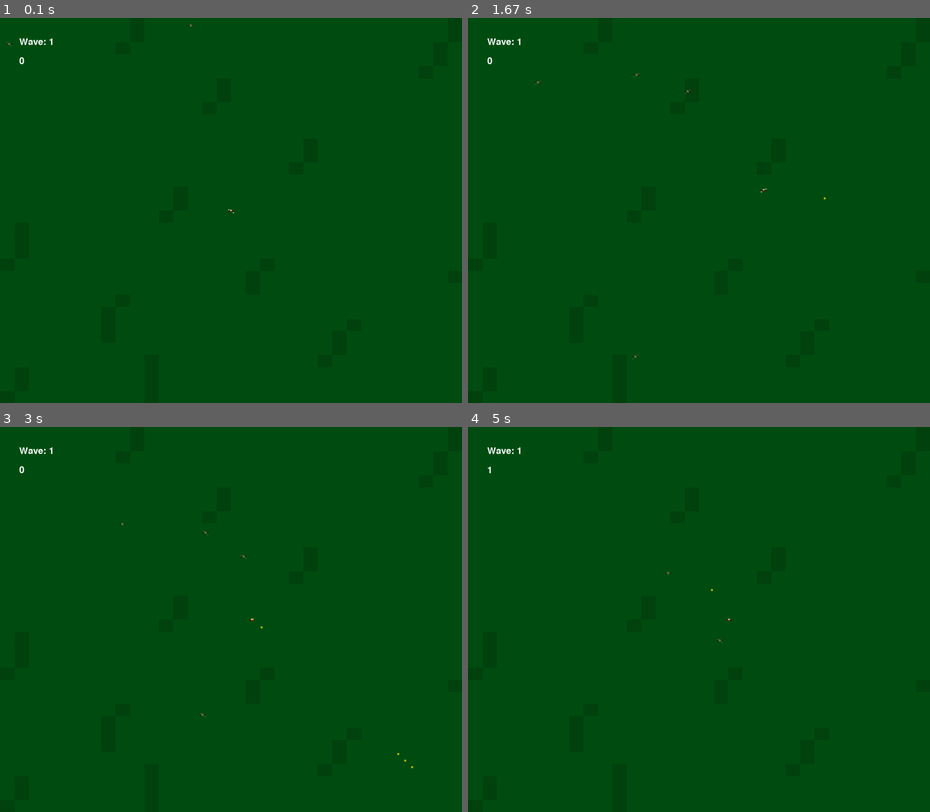
Above: before the commit, frames 1-4 (two rows, left to right).
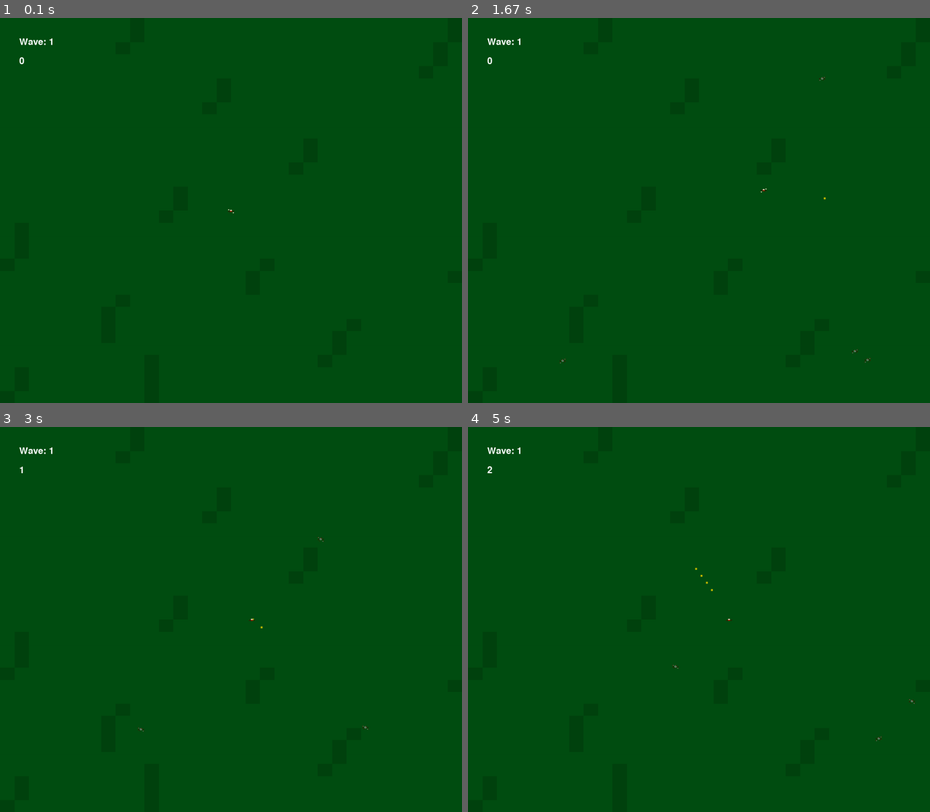
Above: after the commit, the same moments.

Repository: NotMrW/pygamesixtynine
Game: pygame game, started from main.py
The game is run twice, just before and just after one commit, with the same random seed, the same clock (stepped at 60 frames per second) and the same inputs.
Inputs (mouse positions are in pixels of both pictures, inside the frame that each line leads up to):
- Up to frame 1 (0.1 s): no input
- Up to frame 2 (1.67 s): hold Right 0.33-0.8 s; hold Up 0.83-1.13 s; tap Space at 0.9, 1.23, 1.53 s; hold Right 1.17-1.63 s; move the mouse to (846, 198) at 1.2 s
- Up to frame 3 (3 s): hold Left 1.67-2.2 s; move the mouse to (120, 623) at 1.7 s; tap Space at 1.73, 2.03, 2.3, 2.97 s; hold Down 2.23-2.53 s; move the mouse to (87, 561) at 2.27 s; click (401, 754) at 2.62 s; hold Left from 2.9 s (still down); click (286, 654) at 2.98 s
- Up to frame 4 (5 s): tap Space at 3.27, 3.4, 3.8, 4.1, 4.47, 4.87 s; release Left at 3.3 s; hold Up 3.33-3.7 s; click (708, 488) at 3.42 s; hold Right 3.73-4.37 s; click (532, 607) at 3.82 s; hold Down 4.4-4.77 s; click (703, 661) at 4.48 s; hold Left from 4.8 s (still down); click (685, 554) at 4.88 s

The runs differ from the first frame. In frame 1, less than 0.1% of the frame differs, in the area x 1-42%, y 1-8%; in frame 2, less than 0.1%; in frame 3, less than 0.1%, in the area x 4-90%, y 10-89%; in frame 4, less than 0.1%.

Commit message:
Added KNOCKBACK for the player, more comments and spacing in Settings, Player, and Enemy Files

Diff:
--- a/enemy.py
+++ b/enemy.py
@@ -15,10 +15,23 @@
     def __init__(self, game):
         """Basic Bois"""
         super().__init__()
+
+
+
+        #Initialize the game and settings for this little shit
         self.game = game
         self.settings = game.settings
+
+
+
+        #give this little shit its stats
         self.hp = 2
         self.type = "normal"
+        self.speed = self.settings.enemy_SPEED
+
+
+
+        #random spawn direction handlers
         spawn = random.choice(['top', 'bottom', 'left', 'right'])
         if spawn == 'top':
             self.x = random.randint(0, self.settings.screen_WIDTH)
@@ -33,14 +46,25 @@
             self.x = self.settings.screen_WIDTH
             self.y = random.randint(0, self.settings.screen_HEIGHT)
 
+
+
+        #set up spritesheet
         self.spritesheet = SpriteSheet(r"sprites/zombWalk.png")
         self.sprites = self.spritesheet.get_images(0,0,32,32,8)
         self.image = self.sprites[0]
 
+
+
+        #define the hitbox based on given spritesheet
         self.rect = self.image.get_rect()
         self.rect.center = (-1000,-1000)
 
+
+
+        #set a frame count
         self.frame = 0
+
+
 
     def check_collide(self, player):
         if player:
@@ -51,9 +75,13 @@
                     player.HP -= 1 #maybe we should add a damage variable?
                 self.hp -= 2
 
+
+
     def knockback(self, bullet):
         self.x+= bullet.direction[0]*self.settings.KNOCKBACK_AMOUNT
         self.y+= bullet.direction[1]*self.settings.KNOCKBACK_AMOUNT
+
+
 
     def update(self, player):
         """Update the Enemies"""
@@ -67,15 +95,16 @@
 
             if normalize > 0:  # Prevent division by zero
                 self.direction = [distance[0] / normalize, distance[1] / normalize]
-                speed = 2  # Set a speed for the enemy
-                self.x += self.direction[0] * speed
-                self.y += self.direction[1] * speed
+                self.x += self.direction[0] * self.speed
+                self.y += self.direction[1] * self.speed
 
             self.rect.topleft = (self.x, self.y)
 
         if self.game.frame_count % 15 == 0:
             self.frame = (self.frame+1)% len(self.sprites)
         self.image = self.sprites[self.frame]
+
+
 
     def draw(self, game):
         """Draw them little shits"""
@@ -89,19 +118,33 @@
     def __init__(self, game):
         """BEEG BOI"""
         super().__init__()
+        #initialize game and settings of this CHONKer
         self.game = game
         self.settings = self.game.settings
+
+
+
+        #Initialize his BEEFY stats
         self.hp = 3
         self.type = "special"
         self.speed = self.settings.big_boi_SPEED
 
 
+
+        #set up its spritesheet
         self.spritesheet = SpriteSheet(r"sprites\bigguyWalk.png")
         self.sprites = self.spritesheet.get_images(0,0,48,48,8)
         self.image = self.sprites[0]
 
+
+
+        #define its FAT hitbox based on its spreitesheet
         self.rect = self.image.get_rect()
         self.rect.center = (-1000,-1000)
+
+
+
+        #handle its random spawn direction
         spawn = random.choice(['top', 'bottom', 'left', 'right'])
         if spawn == 'top':
             self.x = random.randint(0, self.settings.screen_WIDTH)
@@ -117,8 +160,12 @@
             self.y = random.randint(0, self.settings.screen_HEIGHT)
 
 
+
+        #handle its frames for its sprites
         self.frame = 0
         self.count += 1
+
+
 
     def check_collide(self, player):
         if player:
@@ -129,9 +176,13 @@
                     player.HP -= 1 #maybe we should add a damage variable?
                 self.hp -= 3
 
+
+
     def knockback (self, bullet):
         self.x+= bullet.direction[0]*self.settings.KNOCKBACK_AMOUNT
         self.y+= bullet.direction[1]*self.settings.KNOCKBACK_AMOUNT
+
+
 
     def update(self, player):
         """Update the BEEG mf"""
@@ -145,7 +196,6 @@
 
             if normalize > 0:  # Prevent division by zero
                 self.direction = [distance[0] / normalize, distance[1] / normalize]
-                speed = 2  # Set a speed for the enemy
                 self.x += self.direction[0] * self.speed
                 self.y += self.direction[1] * self.speed
 
@@ -155,31 +205,55 @@
             self.frame = (self.frame+1)% len(self.sprites)
         self.image = self.sprites[self.frame]
 
+
+
     def draw(self, game):
         """Draw them little shits"""
         game.screen.blit(self.image, self.rect.topleft)
 
+
+
     def __del__(self):
         self.count -= 1
 
 class SpeedyBoi(pygame.sprite.Sprite):
+
+    #need to count how many exist?
     count = 0
+
     def __init__(self, game):
         """Speedy Boi"""
         super().__init__()
+
+
+
+        #initialize game and settings
         self.game = game
         self.settings = self.game.settings
 
+
+
+        #initialize attributes
         self.hp = 1
         self.type = "special"
         self.speed = self.settings.speedy_boi_SPEED
 
+
+
+        #initialize its speedy spritesheet
         self.spritesheet = SpriteSheet(r"sprites\Runner.png")
         self.sprites = self.spritesheet.get_images(0,0,48,48,1)
         self.image = self.sprites[0]
 
+
+
+        #define hitbox based on speedy sprites
         self.rect = self.image.get_rect()
         self.rect.center = (-1000,-1000)
+
+
+
+        #handle that random spawn direction
         spawn = random.choice(['top', 'bottom', 'left', 'right'])
         if spawn == 'top':
             self.x = random.randint(0, self.settings.screen_WIDTH)
@@ -194,8 +268,13 @@
             self.x = self.settings.screen_WIDTH
             self.y = random.randint(0, self.settings.screen_HEIGHT)
 
+
+
+        #Sprite frame handling
         self.frame = 0
         self.count += 1
+
+
 
     def check_collide(self, player):
         if player:
@@ -206,9 +285,13 @@
                     player.HP -= 10 #maybe we should add a damage variable?
                 self.hp -= 1
 
+
+
     def knockback (self, bullet):
         self.x+= bullet.direction[0]*self.settings.KNOCKBACK_AMOUNT
         self.y+= bullet.direction[1]*self.settings.KNOCKBACK_AMOUNT
+
+
 
     def update(self, player):
         """Update the BULB mf"""
@@ -222,7 +305,6 @@
 
             if normalize > 0:  # Prevent division by zero
                 self.direction = [distance[0] / normalize, distance[1] / normalize]
-                speed = 2  # Set a speed for the enemy
                 self.x += self.direction[0] * self.speed
                 self.y += self.direction[1] * self.speed
 
@@ -232,9 +314,13 @@
             self.frame = (self.frame+1)% len(self.sprites)
         self.image = self.sprites[self.frame]
 
+
+
     def draw(self, game):
         """Draw them little shits"""
         game.screen.blit(self.image, self.rect.topleft)
+
+
 
     def __del__(self):
         self.count -= 1
@@ -246,11 +332,23 @@
     def __init__(self, game):
         """OH LAWD HE COMIN!"""
         super().__init__()
+
+
+
+        #initialize game ande settings
         self.game = game
         self.settings = game.settings
+
+
+
+        #initialize attributes of OH LAWD
         self.speed = self.settings.zipper_SPEED
         self.hp = 50
         self.type = "boss"
+
+
+
+        #handle random spawn direction
         spawn = random.choice(['top', 'bottom', 'left', 'right'])
         if spawn == 'top':
             self.x = random.randint(0, self.settings.screen_WIDTH)
@@ -265,14 +363,25 @@
             self.x = self.settings.screen_WIDTH
             self.y = random.randint(0, self.settings.screen_HEIGHT)
 
+
+
+        #Handle its spriteshee- OH HE COMIN'
         self.spritesheet = SpriteSheet(r"sprites/Zipperhead.png")
         self.sprites = self.spritesheet.get_images(0,0,80,60,8)
         self.image = self.sprites[0]
 
+
+
+        #BEEG HITBOX!
         self.rect = self.image.get_rect()
         self.rect.center = (-1000,-1000)
 
+
+
+        #SET THE FRAME BEFORE HE IS HERE!
         self.frame = 0
+
+
 
     def check_collide(self, player):
         if player:
@@ -281,10 +390,15 @@
                     player.shield = 0
                 else:
                     player.HP -= 20
+            player.knockback(self, 250)
+
+
 
     def knockback(self, bullet):
         self.x+= bullet.direction[0]*self.settings.KNOCKBACK_AMOUNT
         self.y+= bullet.direction[1]*self.settings.KNOCKBACK_AMOUNT
+
+
 
     def update(self, player):
         """Update the Enemies"""
@@ -298,7 +412,6 @@
 
             if normalize > 0:  # Prevent division by zero
                 self.direction = [distance[0] / normalize, distance[1] / normalize]
-                speed = 2  # Set a speed for the enemy
                 self.x += self.direction[0] * self.speed
                 self.y += self.direction[1] * self.speed
 
@@ -307,6 +420,8 @@
         if self.game.frame_count % 15 == 0:
             self.frame = (self.frame+1)% len(self.sprites)
         self.image = self.sprites[self.frame]
+
+
 
     def draw(self, game):
         """Draw them little shits"""
@@ -324,20 +439,36 @@
     def __init__(self, game):
         """Run?"""
         super().__init__()
+
+
+
+        #initialize the game and settings, getting old yet?
         self.game = game
         self.settings = self.game.settings
 
+
+
+        #attributes, got that?
         self.hp = 3
         self.type = "special"
         self.speed = self.settings.blindBulb_SPEED
 
 
+
+        #spritesheet, this is starting to get old.
         self.spritesheet = SpriteSheet(r"sprites\BlindBulb.png")
         self.sprites = self.spritesheet.get_images(0,0,32,32,8)
         self.image = self.sprites[0]
 
+
+
+        #hitbox definition, this is definitely getting old, even for me.
         self.rect = self.image.get_rect()
         self.rect.center = (-1000,-1000)
+
+
+
+        #time to handle the random spawn direction
         spawn = random.choice(['top', 'bottom', 'left', 'right'])
         if spawn == 'top':
             self.x = random.randint(0, self.settings.screen_WIDTH)
@@ -353,17 +484,25 @@
             self.y = random.randint(0, self.settings.screen_HEIGHT)
 
 
+
+        #frame counters
         self.frame = 0
         self.count += 1
+
+
 
     def check_collide(self, player):
         if player:
             if self.rect.colliderect(player.rect):
                 self.hp -= 3
 
+
+
     def knockback (self, bullet):
         self.x+= bullet.direction[0]*self.settings.KNOCKBACK_AMOUNT
         self.y+= bullet.direction[1]*self.settings.KNOCKBACK_AMOUNT
+
+
 
     def update(self, player):
         """FEAR ITS UPDATE!"""
@@ -377,7 +516,6 @@
 
             if normalize > 0:  # Prevent division by zero
                 self.direction = [distance[0] / normalize, distance[1] / normalize]
-                speed = 2  # Set a speed for the enemy
                 self.x += self.direction[0] * self.speed
                 self.y += self.direction[1] * self.speed
 
@@ -387,9 +525,13 @@
             self.frame = (self.frame+1)% len(self.sprites)
         self.image = self.sprites[self.frame]
 
+
+
     def draw(self, game):
         """A new threat has been drawn"""
         game.screen.blit(self.image, self.rect.topleft)
+
+
 
     def __del__(self):
         self.count -= 1
@@ -401,22 +543,37 @@
     def __init__(self, game):
         """RUN"""
         super().__init__()
+
+
+
+        #set up game and settings
         self.game = game
         self.settings = self.game.settings
 
+
+
+        #initialize stats
         self.hp = 1
         self.type = "special"
         self.speed = self.settings.big_boi_SPEED
 
 
+
+        #spritesheet... check...
         self.spritesheet = SpriteSheet(r"sprites\DeathBulb.png")
         self.sprites = self.spritesheet.get_images(0,0,32,32,12)
         self.image = self.sprites[0]
 
+
+
+        #hitbox... check...
         self.rect = self.image.get_rect()
         self.rect.center = (-1000,-1000)
         spawn = random.choice(['top', 'bottom', 'left', 'right'])
-        self.cycle = 0
+
+
+
+        #random spawn direction handler... check
         if spawn == 'top':
             self.x = random.randint(0, self.settings.screen_WIDTH)
             self.y = 0
@@ -431,17 +588,20 @@
             self.y = random.randint(0, self.settings.screen_HEIGHT)
 
 
+
+        #And the frame count, onto the functions...
         self.frame = 0
         self.count += 1
+
+
+
 
     def check_collide(self, player):
         if player:
             if self.rect.colliderect(player.rect):
                 self.hp -= 1
 
-    def knockback (self, bullet):
-        self.x+= bullet.direction[0]*self.settings.KNOCKBACK_AMOUNT
-        self.y+= bullet.direction[1]*self.settings.KNOCKBACK_AMOUNT
+
 
     def update(self, player):
         """FEAR ITS UPDATE!"""
@@ -455,7 +615,6 @@
 
             if normalize > 0:  # Prevent division by zero
                 self.direction = [distance[0] / normalize, distance[1] / normalize]
-                speed = 2  # Set a speed for the enemy
                 self.x += self.direction[0] * self.speed
                 self.y += self.direction[1] * self.speed
 
@@ -465,9 +624,13 @@
             self.frame = (self.frame)% len(self.sprites)
         self.image = self.sprites[self.frame]
 
+
+
     def draw(self, game):
         """A new threat has been drawn"""
         game.screen.blit(self.image, self.rect.topleft)
 
+
+
     def __del__(self):
         self.count -= 1
--- a/player.py
+++ b/player.py
@@ -1,6 +1,8 @@
 #import dat other file bullshit
 from settings import Settings
 from spritesheet import SpriteSheet
+
+
 
 #import dem modules
 import pygame
@@ -8,6 +10,7 @@
 class Player:
     def __init__(self, game):
         """Initialize the Player"""
+        #Initialize a lot of things
         self.game = game
         self.settings =  game.settings #initialize player's settings
         self.x = self.settings.screen_WIDTH / 2 #center horizontally
@@ -21,8 +24,14 @@
         self.rect = self.image.get_rect()
         self.rect.center = game.rect.center
 
+
+
+        #Variables regarding certain status of the player
         self.status = "none"
         self.weapon = "pistol"
+        self.firing = False
+
+
 
         #We have to initialize the directions
         self.moving_up = False
@@ -30,15 +39,20 @@
         self.moving_right = False
         self.moving_left = False
 
-        self.firing = False
 
-        #frames
+
+        #frames, what else can I say?
         self.frame = 0
 
 
+
+    #blit dat madafookah because THIS AINT A SQUARE OR A CIRLCE!
     def blit(self,game):
         game.screen.blit(self.image, self.rect.topleft) #blit dat shit
 
+
+
+    #MOVEMENT UPDATES!
     def update(self):
         """Get all of the movement for Player updated"""
         if self.game.frame_count % 15 == 0:
@@ -55,10 +69,15 @@
         if self.moving_right == True:
             self.rect.x += self.settings.player_SPEED
 
+
+
+    #returns player position?
     def __str__(self):
         return f"Player at {self.x, self.y} - Rect: {self.rect.topleft}"
-    #how will we add a flashlight mechanic?
 
-#---------Special Traits---------#
 
-#These traits will be specific to other things that are not the player
+
+    #KNOCKBACK MECHANIC!
+    def knockback(self, enemy, multiplier):
+        self.rect.x += enemy.direction[0] * multiplier
+        self.rect.y += enemy.direction[1] * multiplier
--- a/settings.py
+++ b/settings.py
@@ -1,29 +1,42 @@
 class Settings():
     def __init__(self):
         """Initialize da Settings"""
+
+
 
         #sorting settings based on what they're related to
         self.screen_HEIGHT = 1000 #screen height
         self.screen_WIDTH = 1200 #screen width. What? Expected something funny?
         self.FPS = 60 #FPS modulator
 
+
+
         #Speed stat sorting
         self.player_SPEED = 3 #Damn, speed equaled 3
+        self.enemy_SPEED = self.player_SPEED * (2/3)
         self.big_boi_SPEED = self.player_SPEED/2 #original speed: HALF of player's speed
         self.speedy_boi_SPEED = self.player_SPEED * 2.75 #original: TRIPLE the player's speed
-        self.blindBulb_SPEED = 1 #started as a third of player's speed
+        self.blindBulb_SPEED = self.player_SPEED / 3 #started as a third of player's speed
         self.zipper_SPEED = self.player_SPEED/4 #initially a QUARTER of the player's speed
+
+
 
         #Just some more sorting to find stats easier, did you expect more?
         self.bullet_SPEED = 25 #SPEED
         self.KNOCKBACK_AMOUNT = 20
 
+
+
         #even more sorting, is this getting old yet?
         self.ENEMY_FLASH_RATE = .01 #flashy flashy
         self.spawnrate = 0.8
 
+
+
         #more sorting? Ugh
         self.SCALE_FACTOR = 1 #Scale multiplier
+
+
 
         #Item stats
         self.medkit_HEAL = 25
